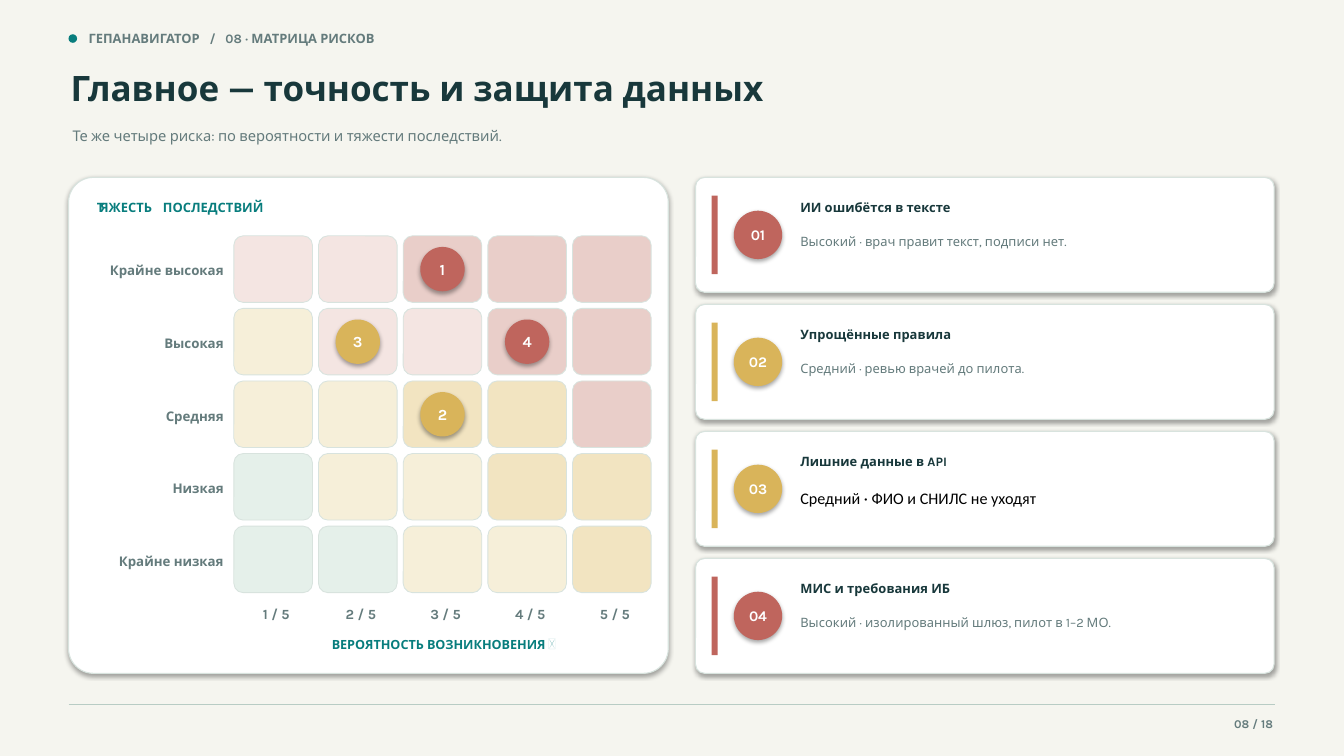
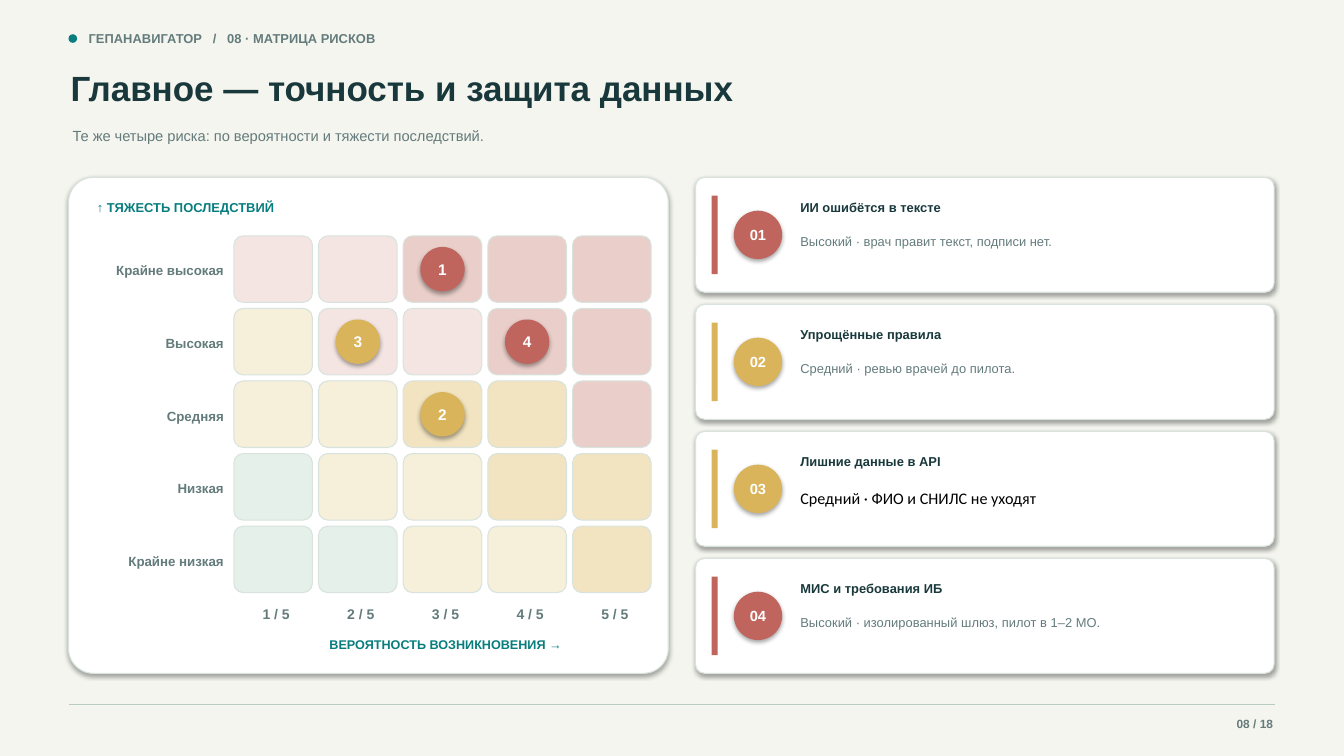
Before and after one commit to devenportg/GepaNavigator, a slide deck: slide 8 of deliverables/GepaNavigator_release.pptx. Drawn at 1344x756 pixels with LibreOffice and Linux fonts; fonts in the diff are those of the drawing. Boxes give left, top, right and bottom in pixels: in the first picture for what was removed or moved away, otherwise in the second. Text is boxed around its words. In the diff, an @@ line names an element or a change of style, - is before the commit and + after.

```diff
--- a/deliverables/GepaNavigator_release.pptx
+++ b/deliverables/GepaNavigator_release.pptx
@@ rounded rectangle at [403,236,482,302]: outline #D8E3DE 0.6 pt to #D8E3DE 0.75 pt @@
@@ font Karla to Arial in 25 elements at [89,34,376,46], [71,77,733,108], [73,130,484,144], [1237,720,1273,728], [107,202,274,215], [116,265,224,278], [166,339,224,348], [167,412,224,424], [178,484,224,493], [128,556,224,569], [263,609,290,619], [347,609,375,619], [432,609,459,619], [517,609,544,619], [601,609,629,619], [329,640,546,649], [438,264,447,275], [750,230,766,240], [800,202,941,212], [800,236,1052,249], [800,330,941,342], [800,363,1015,376], [800,457,941,469], [800,583,943,596], [800,617,1100,630] @@
```
Also in this commit, not shown: 17 other slides changed.
